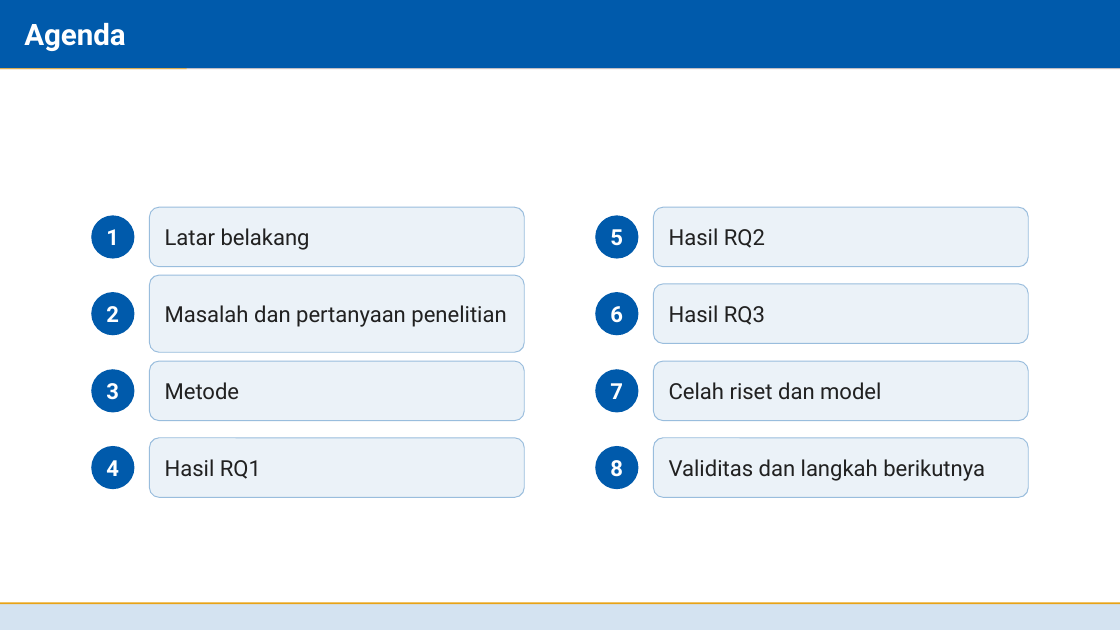
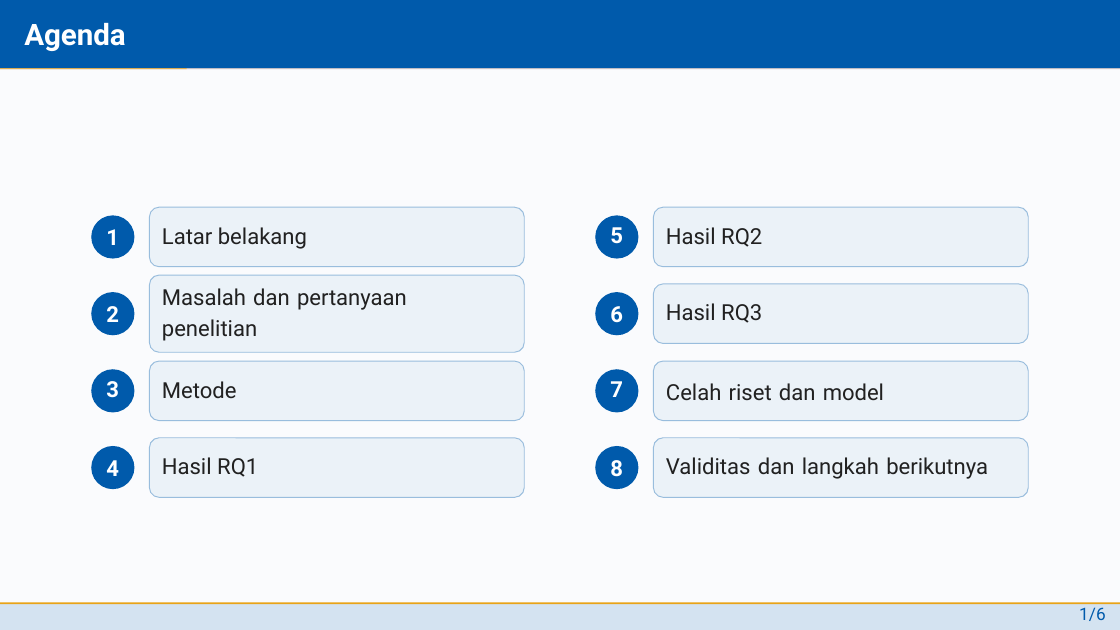
Before and after one commit to situkangsayur/deck-templates, a slide deck: slide 2 of itb-stei/libreoffice/contoh-itb.odp. Drawn at 1120x630 pixels with LibreOffice and Linux fonts; fonts in the diff are those of the drawing; background and template pictures are left out. Boxes give left, top, right and bottom in pixels: in the first picture for what was removed or moved away, otherwise in the second. Text is boxed around its words. In the diff, an @@ line names an element or a change of style, - is before the commit and + after.

Commit message:
ITB STEI: ODP meniru persis contoh LaTeX (tabel booktabs, angka gaya lama, master penutup, latar)

```diff
--- a/itb-stei/libreoffice/contoh-itb.odp
+++ b/itb-stei/libreoffice/contoh-itb.odp
@@ background #FFFFFF to #FAFBFD @@
@@ text in rounded rectangle at (162,288,407,341): text changed @@
-Masalah dan pertanyaan penelitian
+Masalah dan pertanyaan
+penelitian
@@ line spacing 1 to 20.1pt in 7 elements at (149,207,524,267), (149,361,524,420), (149,438,524,497), (653,207,1028,267), (653,284,1028,344), (653,361,1028,420), (653,438,1028,497) @@
@@ text added at (1079,607,1106,621), 11.1 pt, text #005AAB @@
+1/6
```
Also in this commit, not shown: 9 other slides changed, 5 other files.
